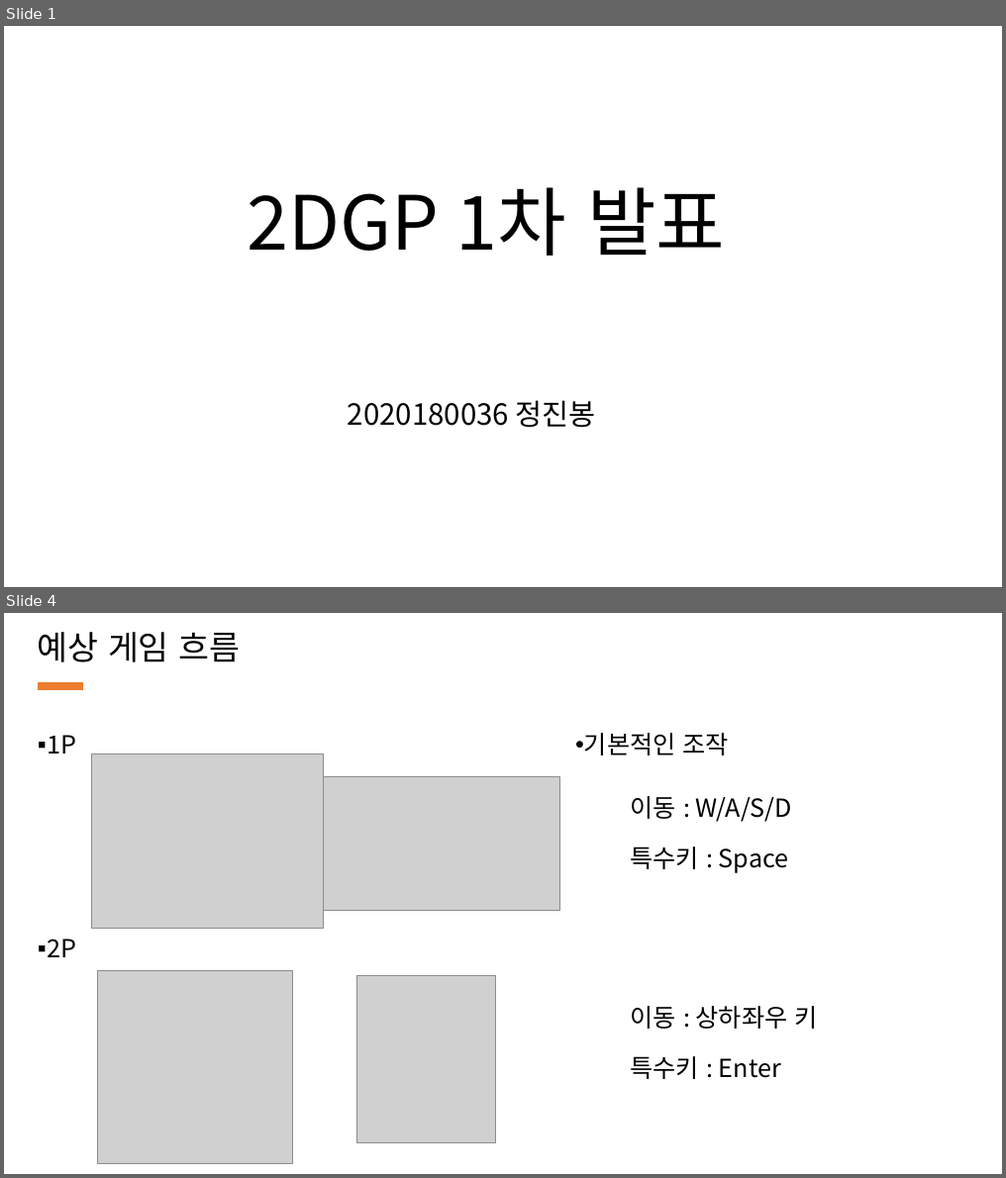
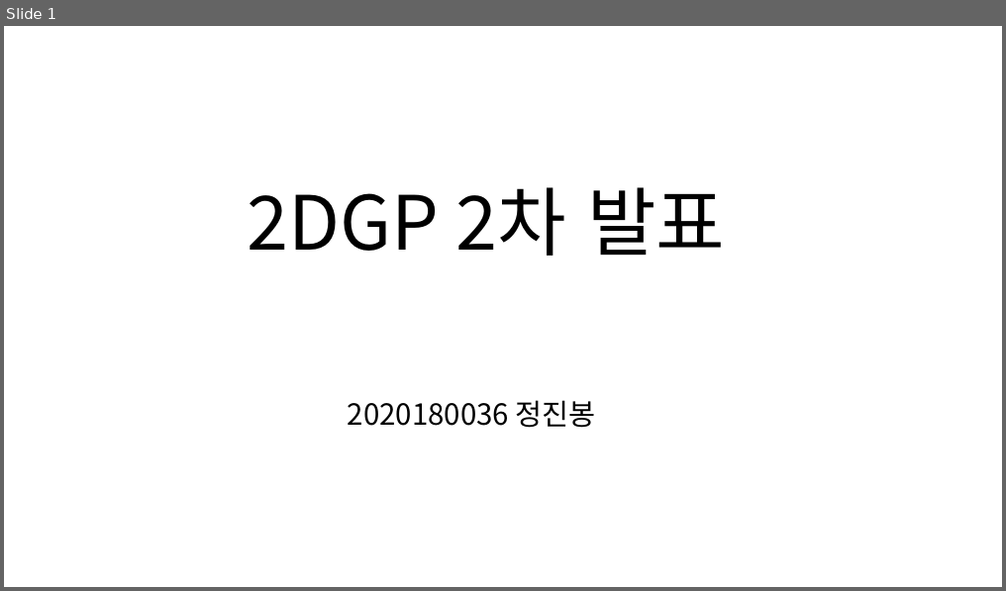
Before and after one commit to JeongJinbong/2DGP_Project, a slide deck: 1차 발표 자료.pptx. Shown one above the other, each under a label of ours: slides 1 and 4 before the commit, slide 1 after it; the slides between them are not shown. The pictures are 1006x1178 and 1006x591 pixels, drawn with LibreOffice and Linux fonts; fonts in the diff are those of the drawing; grey boxes stand for pictures. Boxes give left, top, right and bottom in pixels: in the first picture for what was removed or moved away, otherwise in the second. Text is boxed around its words. In the diff, an @@ line names an element or a change of style, - is before the commit and + after.

Commit message:
게임 프레임웍 분리

```diff
--- a/1차 발표 자료.pptx
+++ b/1차 발표 자료.pptx
@@ slide 4 removed at [4,613,1002,1174], background #FFFFFF @@
@@ text removed at [38,632,240,663] @@
-예상 게임 흐름
@@ rectangle removed at [39,682,82,689] @@
@@ text removed at [47,735,76,754] @@
-▪ 1P
@@ picture removed at [91,754,323,928] @@
@@ text removed at [584,733,729,756] @@
-• 기본적인 조작
@@ picture removed at [323,776,560,910] @@
@@ text removed at [631,796,792,873] @@
-  이동 : W/A/S/D
-  특수키 : Space
@@ text removed at [47,939,76,958] @@
-▪ 2P
@@ picture removed at [98,970,292,1164] @@
@@ picture removed at [356,976,496,1143] @@
@@ text removed at [631,1006,817,1079] @@
-  이동 : 상하좌우 키
-  특수키 : Enter
@@ slide 1 changed as well @@
@@ text at [248,187,725,256]: text changed @@
-2DGP 1차 발표
+2DGP 2차 발표
```
Also in this commit, not shown: 1 other slide changed, 1 slide added, 5 other slides removed, 9 other files.
